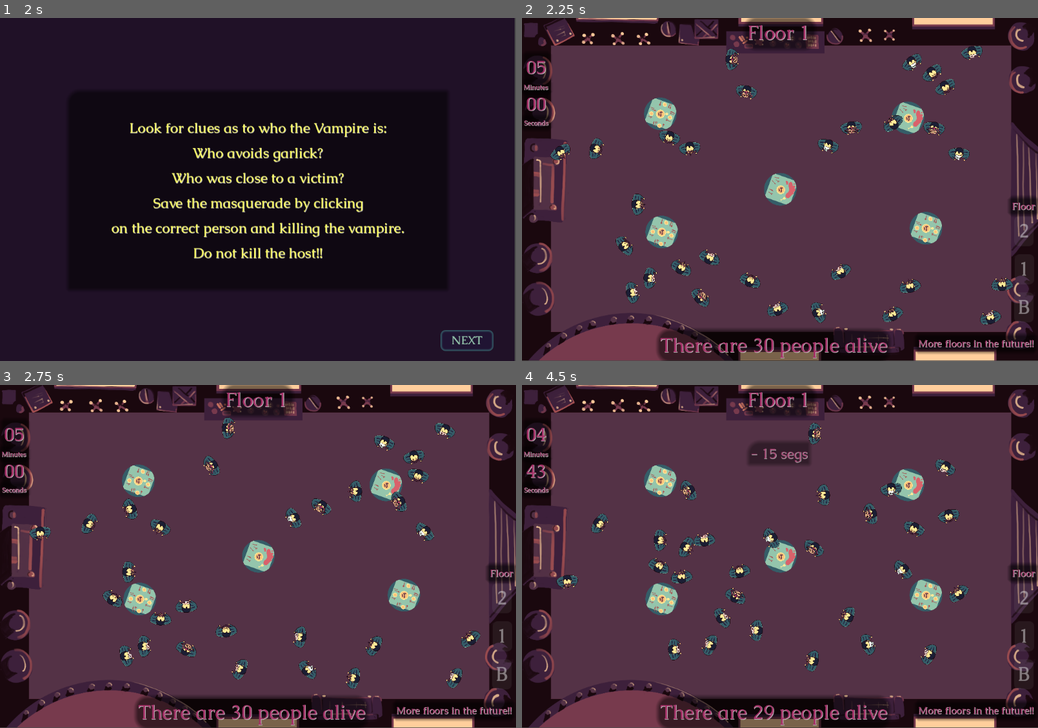
Above: before the commit, frames 1-4 (two rows, left to right).
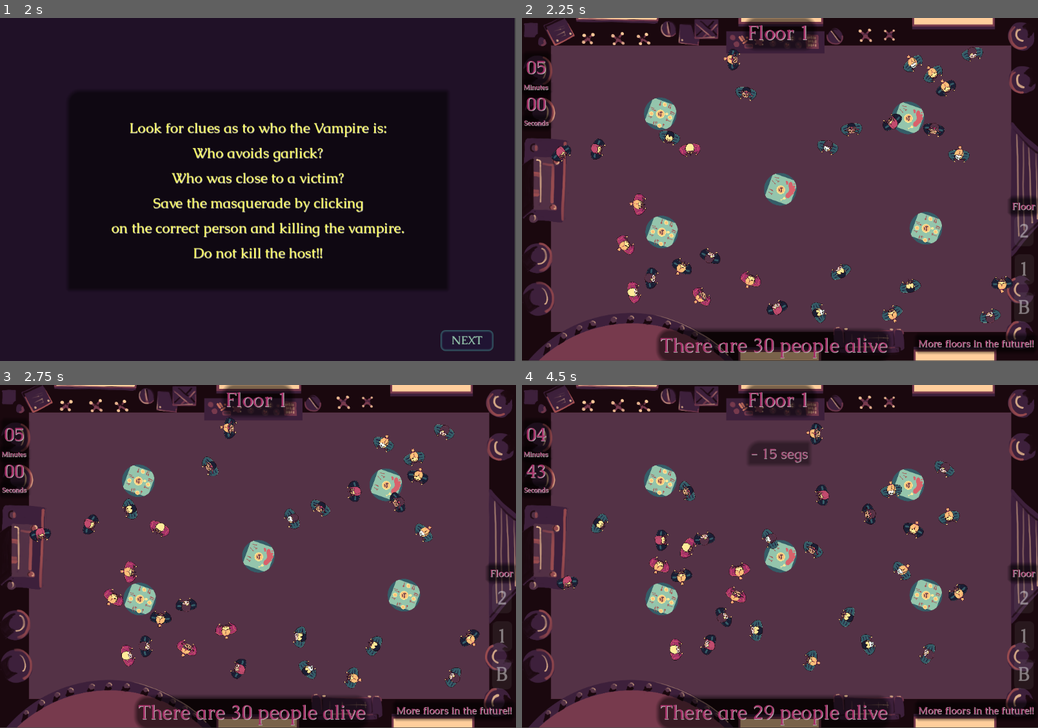
Above: after the commit, the same moments.

Repository: eddysanoli/global-game-jam-gt-2026
Game: Godot game, scene res://UI/mainMenu.tscn
The game is run twice, just before and just after one commit, with the same random seed, the same clock (stepped at 60 frames per second) and the same inputs. The engine's default icon, where the game draws it, is replaced by a stand-in: a white triangle on a blue panel in a dark square. Sound files missing from this copy of the repository are replaced by a short silence.
Inputs (mouse positions are in pixels of both pictures, inside the frame that each line leads up to):
- Up to frame 1 (2 s): click "START" at 0.5 s; click "NEXT" at 1.25 s
- Up to frame 2 (2.25 s): click "NEXT" at 2 s
- Up to frame 3 (2.75 s): no input
- Up to frame 4 (4.5 s): move the mouse to (651, 573) at 2.77 s; press the mouse at (651, 573) at 2.78 s; hold D (right) 2.78-3.53 s; move the mouse to (976, 618) at 3.52 s; release the mouse at (976, 618) at 3.53 s; hold S (down) 3.53-4.28 s; click (976, 618) at 3.6 s; move the mouse to (718, 649) at 4.27 s; press the mouse at (718, 649) at 4.28 s; hold D (right) from 4.28 s (still down)

Frame 1 is identical in both runs. In frame 2, 2.7% of the frame differs, in the area x 5-96%, y 8-90%; in frame 3, 2.7%; in frame 4, 2.6%.

Commit message:
Final v2 con nuevos walking sprites

Diff:
--- a/scenes/Floor1/floor1.gd
+++ b/scenes/Floor1/floor1.gd
@@ -36,7 +36,15 @@
 	]
 
 var walking = [
-	preload("res://graphics/npc_1.png")
+	preload("res://graphics/npc_1.png"),
+	preload("res://graphics/npc_2.png"),
+	preload("res://graphics/npc_3.png"),
+	preload("res://graphics/npc_4.png"),
+	preload("res://graphics/npc_5.png"),
+	preload("res://graphics/npc_6.png"),
+	preload("res://graphics/npc_7.png"),
+	preload("res://graphics/npc_8.png"),
+	preload("res://graphics/npc_9.png"),
 	]
 
 
--- a/scenes/Floor1/floor1.tscn
+++ b/scenes/Floor1/floor1.tscn
@@ -71,6 +71,10 @@
 
 [node name="Floor1" type="Node2D"]
 script = ExtResource("1_tjkhk")
+monigoteScn = null
+monigoteCount = null
+spawnLimitsY = null
+spawnLimitsX = null
 
 [node name="Others" type="Node" parent="."]
 
Not shown, added: graphics/npc_2.png.import
Not shown, added: graphics/npc_3.png.import
Not shown, changed: graphics/npc_4.png.import
Not shown, added: graphics/npc_5.png.import
Not shown, added: graphics/npc_6.png.import
Not shown, added: graphics/npc_7.png.import
Not shown, added: graphics/npc_8.png.import
Not shown, added: graphics/npc_9.png.import
